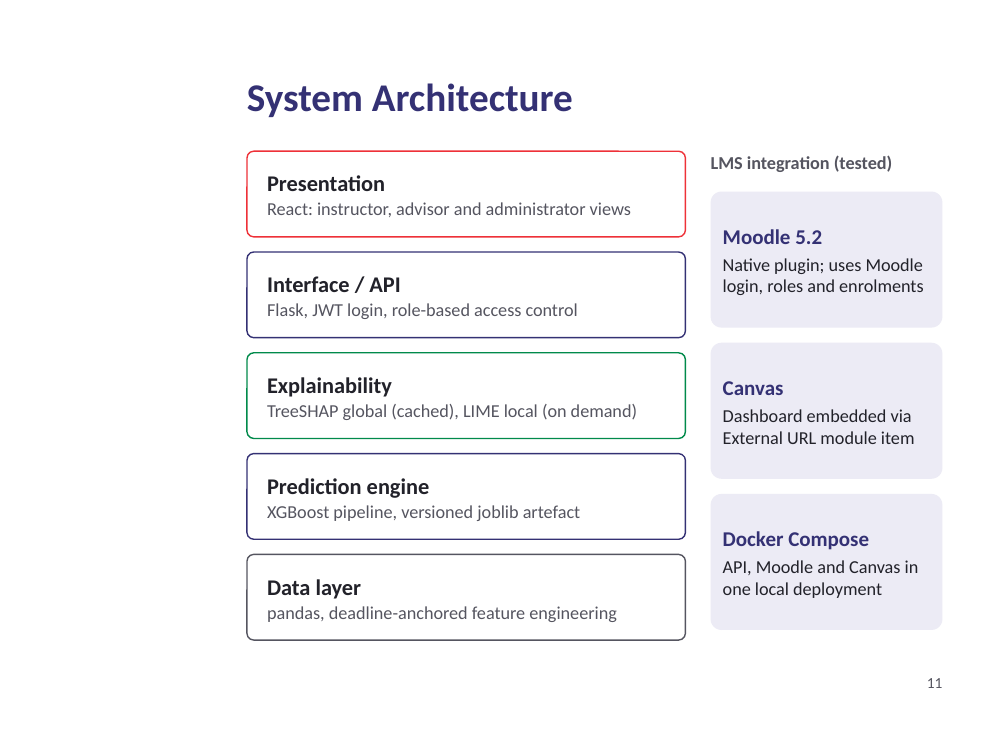
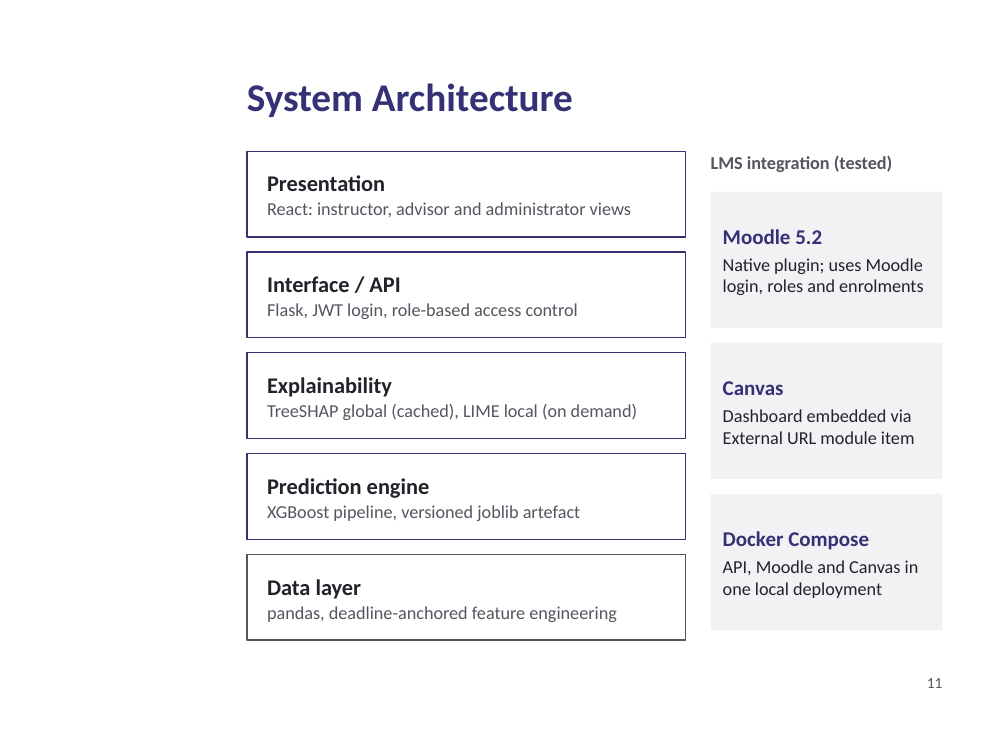
Before and after one commit to daniel-larry/python-run-result, a slide deck: slide 11 of Internal_Defense_Presentation.pptx. Drawn at 1008x756 pixels with LibreOffice and Linux fonts; fonts in the diff are those of the drawing; background and template pictures are left out. Boxes give left, top, right and bottom in pixels: in the first picture for what was removed or moved away, otherwise in the second. Text is boxed around its words. In the diff, an @@ line names an element or a change of style, - is before the commit and + after.

Commit message:
Defense deck: formal navy-only styling

```diff
--- a/Internal_Defense_Presentation.pptx
+++ b/Internal_Defense_Presentation.pptx
@@ rectangle at box(247, 151, 685, 237): rounded rectangle to rectangle; outline #EE3138 1 pt to #343174 1 pt @@
@@ rectangle at box(247, 353, 685, 438): rounded rectangle to rectangle; outline #018A4B 1 pt to #343174 1 pt @@
@@ rounded rectangle to rectangle in 3 elements at box(247, 252, 685, 338), box(247, 454, 685, 539), box(247, 554, 685, 640) @@
```
Also in this commit, not shown: 18 other slides changed.
